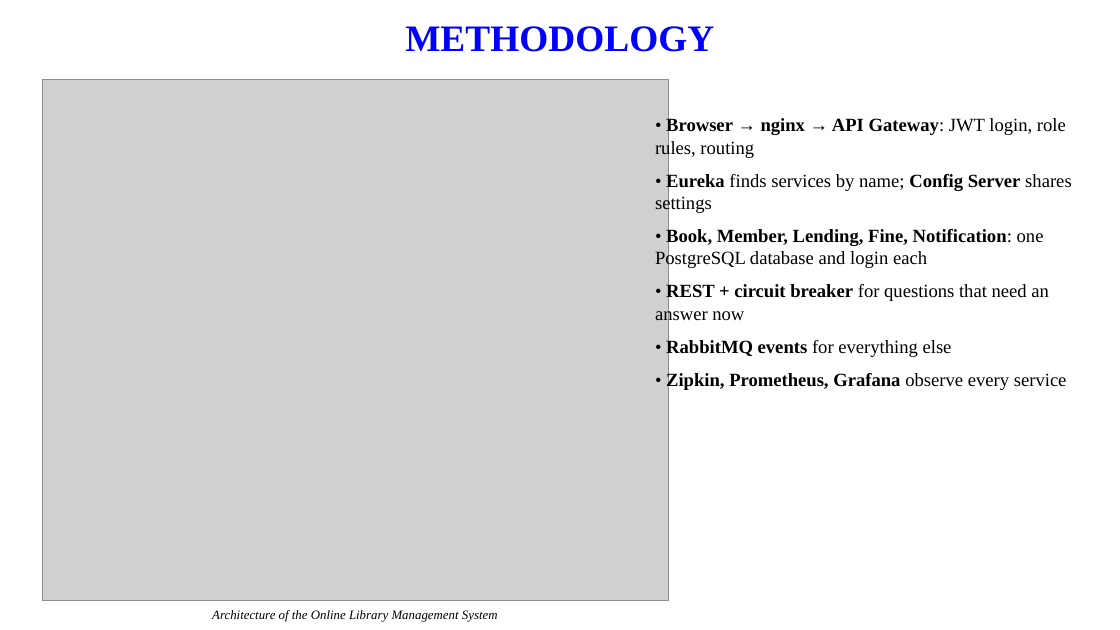
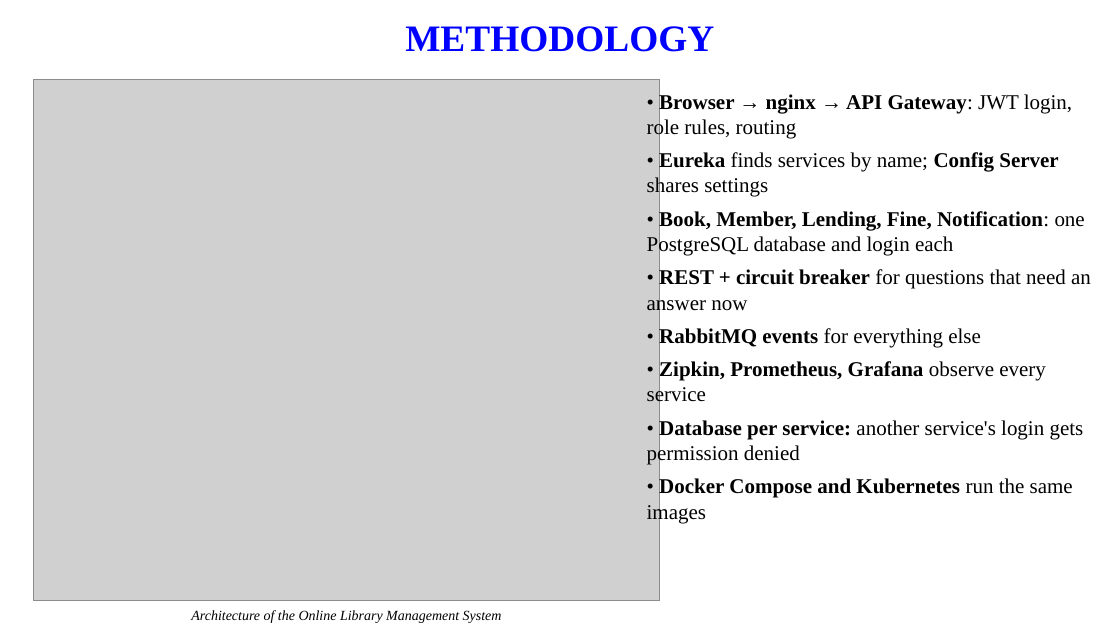
Before and after one commit to manasakrishnakumar/Online-library-management-system, a slide deck: slide 6 of report/Online_Library_Management_System_Presentation.pptx (slide 7 before the commit). Drawn at 1120x630 pixels with LibreOffice and Linux fonts; fonts in the diff are those of the drawing; grey boxes stand for pictures; background and template pictures are left out. Boxes give left, top, right and bottom in pixels: in the first picture for what was removed or moved away, otherwise in the second. Text is boxed around its words. In the diff, an @@ line names an element or a change of style, - is before the commit and + after.

```diff
--- a/report/Online_Library_Management_System_Presentation.pptx
+++ b/report/Online_Library_Management_System_Presentation.pptx
@@ picture: place and size @@
-picture at <box>42,80,669,601</box>
+picture at <box>34,80,660,601</box>
@@ text "• Browser → nginx → ...": place and size @@
-text "• Browser → nginx → ..." at <box>655,117,1072,390</box>
+text "• Browser → nginx → ..." at <box>647,92,1091,523</box>
@@ text at <box>647,92,1091,406</box>: size 16 to 18 pt in "• Browser → nginx → API Gateway: ...", "• Eureka finds services by name; Config ...", "• Book, Member, Lending, Fine, Notification: one ...", "• REST + circuit breaker for questions ..." and 2 more places; less space between paragraphs @@
@@ text at <box>647,419,1084,523</box>: paragraphs added @@
+• Database per service: another service's login gets permission denied
+• Docker Compose and Kubernetes run the same images
@@ text "Architecture of the Online Library ...": place and size @@
-text "Architecture of the Online Library ..." at <box>212,610,498,622</box>
+text "Architecture of the Online Library ..." at <box>191,610,502,623</box>
@@ text "Architecture of the Online Library ..." at <box>191,610,502,623</box>: size 11 to 12 pt @@
```
Also in this commit, not shown: 17 other slides changed, 1 slide added, 1 slide removed, 11 other files.
